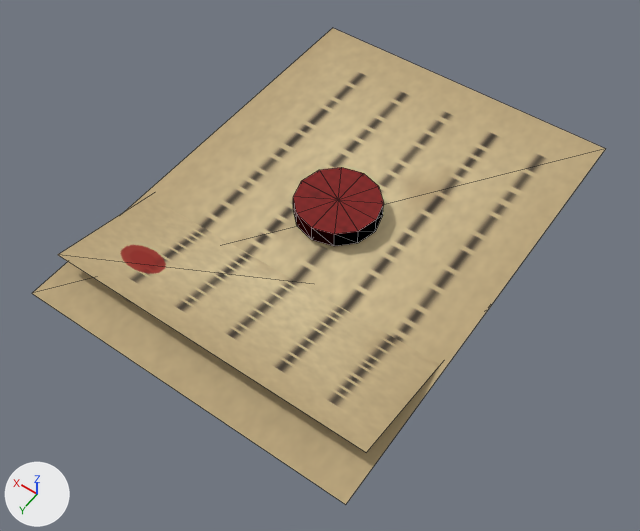
One commit to the glTF model assets/props/letter.glb: the scene before it, then after it.
Before and after are seen from a 50 mm lens placed at (-0.147, 0.219, 0.306), pointed at (-0.005, 0.021, -0.006). Arrows for +X, +Y and +Z are at lower left; the lights stay in place. The picture after the commit comes second. Mesh edges are drawn as thin lines. Where no turn or scale is listed for an object, it has been applied to the vertices.

Before the edit, the objects in view are built like this:
```python
me_flap = bpy.data.meshes.new('Flap')
me_flap.from_pydata(...)  # 4 vertices, 2 faces; spans x -0.078..0.078, y -0.049..0.049, z -0.01..0.01
me_flap.materials.append(mat_m_docink)  # picture img_t_doc_ink
me_paper = bpy.data.meshes.new('Paper')
me_paper.from_pydata(...)  # 4 vertices, 2 faces; spans x -0.08..0.08, y -0.11..0.11, z 0.0
me_paper.materials.append(mat_m_docink2)  # picture img_t_doc_ink2
me_seal = bpy.data.meshes.new('Seal')
me_seal.from_pydata(...)  # 28 vertices, 48 faces; spans x -0.02..0.02, y -0.02..0.02, z 0.0..0.008
me_seal.materials.append(mat_m_paperred)  # picture img_t_paper_red
ob_flap = bpy.data.objects.new('Flap', me_flap)
ob_flap.location = (0.0, 0.045, 0.006)
ob_paper = bpy.data.objects.new('Paper', me_paper)
ob_paper.location = (0.0, 0.0, 0.005)
ob_seal = bpy.data.objects.new('Seal', me_seal)
ob_seal.location = (0.0, 0.0, 0.008)
```
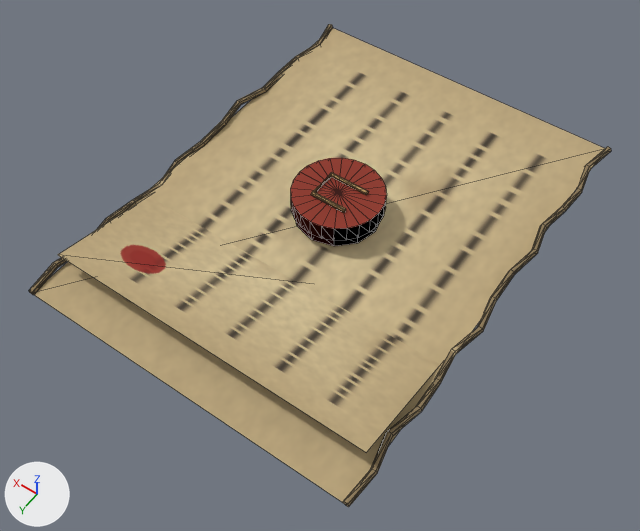
What differs and where, as boxes (x1, y1, x2, y2) in the pictures (640 x 531 px):
'Art_CinnabarBinding', added (red): after (291, 158, 387, 241)
'Art_UnbleachedPaper', added: after (29, 24, 611, 507)
'Art_OldGoldThread', added (orange): after (310, 172, 368, 213)
'Seal', unchanged, covered by the edit: before (293, 167, 384, 246); after (296, 222, 378, 246)

What changed in the scene script:
```text
Add img_woven_paper:
    img_woven_paper = load_image('woven_paper', '_unpacked/woven_paper', 256, 256, 'sRGB')
Add mat_unbleachedpaper:
    mat_unbleachedpaper = bpy.data.materials.new('UnbleachedPaper')
    # colours: brown #a28b65
    # uses the picture img_woven_paper
Add mat_oldgoldthread:
    mat_oldgoldthread = principled_material('OldGoldThread')
    mat_oldgoldthread.base_color = (0.48, 0.27, 0.095)  # orange #b88e57
    mat_oldgoldthread.metallic = 0.23
    mat_oldgoldthread.roughness = 0.58
Add mat_cinnabarbinding:
    mat_cinnabarbinding = principled_material('CinnabarBinding')
    mat_cinnabarbinding.base_color = (0.27, 0.033, 0.017)  # red #8e3323
    mat_cinnabarbinding.roughness = 0.91
Add me_art_unbleachedpaper:
    me_art_unbleachedpaper.from_pydata(...)  # 150 vertices, 280 faces; spans x -0.083..0.083, y -0.11..0.11, z 0.002..0.008
    me_art_unbleachedpaper.materials.append(mat_unbleachedpaper)
Add me_art_oldgoldthread:
    me_art_oldgoldthread.from_pydata(...)  # 20 vertices, 30 faces; spans x -0.011..0.0087, y -0.007..0.009, z 0.0209..0.0231
    me_art_oldgoldthread.materials.append(mat_oldgoldthread)  # orange #b88e57
Add me_art_cinnabarbinding:
    me_art_cinnabarbinding.from_pydata(...)  # 52 vertices, 96 faces; spans x -0.021..0.021, y -0.021..0.021, z 0.013..0.021
    me_art_cinnabarbinding.materials.append(mat_cinnabarbinding)  # red #8e3323
Add ob_art_unbleachedpaper:
    ob_art_unbleachedpaper = bpy.data.objects.new('Art_UnbleachedPaper', me_art_unbleachedpaper)
    ob_art_unbleachedpaper.location = (0.0, 0.0, 0.0)
Add ob_art_oldgoldthread:
    ob_art_oldgoldthread = bpy.data.objects.new('Art_OldGoldThread', me_art_oldgoldthread)
    ob_art_oldgoldthread.location = (0.0, 0.0, 0.0)
Add ob_art_cinnabarbinding:
    ob_art_cinnabarbinding = bpy.data.objects.new('Art_CinnabarBinding', me_art_cinnabarbinding)
    ob_art_cinnabarbinding.location = (0.0, 0.0, 0.0)
```
